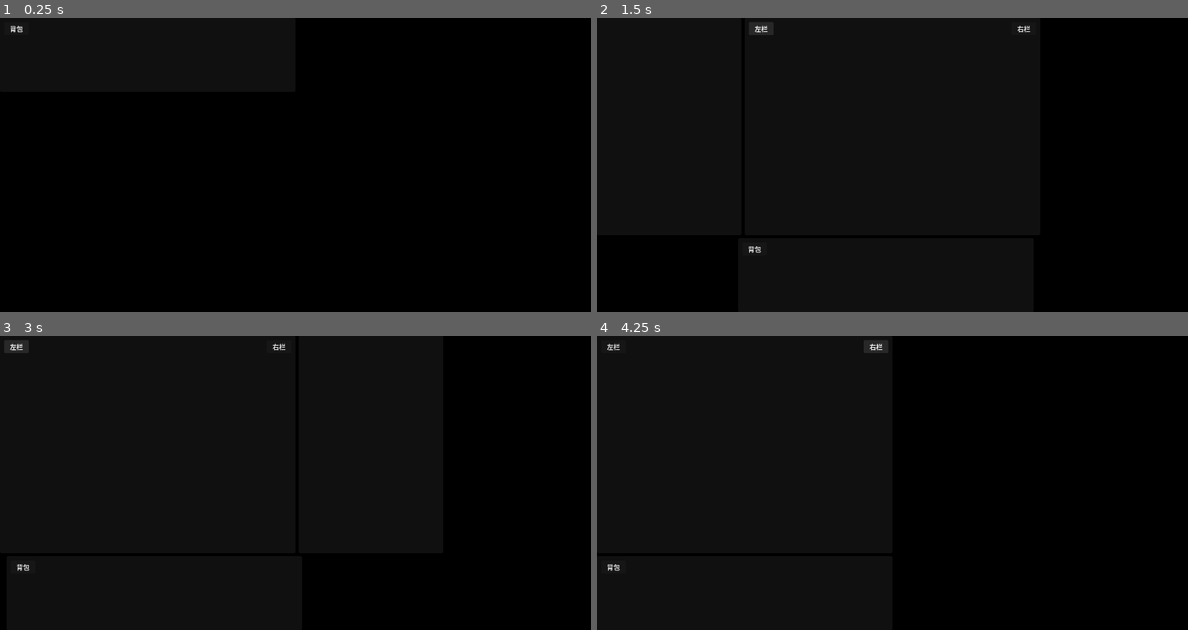
Above: before the commit, frames 1-4 (two rows, left to right).
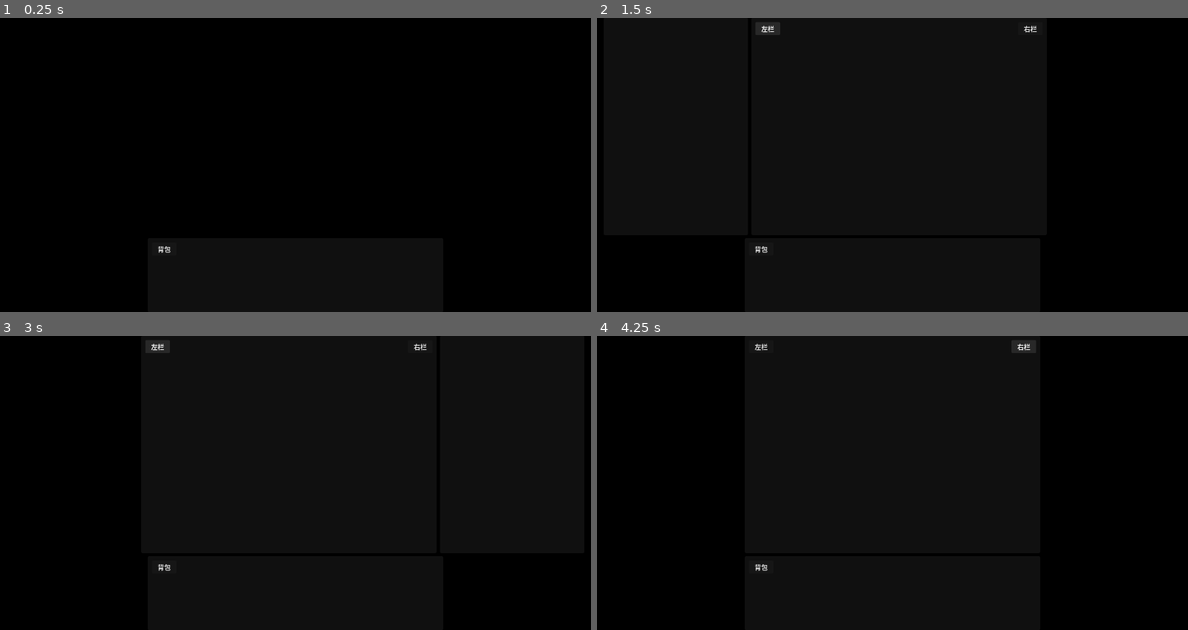
Above: after the commit, the same moments.

Repository: xiaowei2016/roguefall
Game: Godot game, scene res://scenes/main.tscn
Same seed, same stepped clock (60 frames per second), same inputs: the game is played once before the commit and once after it.
Inputs:
- Up to frame 1 (0.25 s): no input
- Up to frame 2 (1.5 s): click "背包" at 0.5 s; click "左栏" at 1.25 s
- Up to frame 3 (3 s): click "右栏" at 2 s; click "左栏" at 2.75 s
- Up to frame 4 (4.25 s): click "右栏" at 3.5 s

The runs differ from the first frame. In frame 1, less than 0.1% of the frame differs, in the area x 1-29%, y 2-80%; in frame 2, 0.2%; in frame 3, 0.4%; in frame 4, 0.4%, in the area x 1-75%, y 1-80%.

Commit message:
WINDOW-VIRTUAL-FRAME-ORIGIN-16: window origin 改为 virtual frame，不再用 union rect
- win_x = battle_screen.x - BATTLE_REST_X (360)，clamp 到屏幕边界
- win_y = flipped ? battle_screen.y : battle_screen.y - FLIP_BOT
- mode=0 也用同一套 virtual frame，window 不贴 BattleBar 左上角
- battle_local.x 默认恢复为 360，仅在窗口碰边时变 0~720
- 关闭面板时 window 不跳位，无闪烁
- 删除 union_rect 作为窗口原点

Diff:
--- a/scripts/main.gd
+++ b/scripts/main.gd
@@ -153,38 +153,30 @@
 	var left_ssx   := left_sx   + panel_shift
 	var right_ssx  := right_sx  + panel_shift
 
-	# ---- 5. 所有可见元素 union rect → 窗口位置 ----
-	var union_min_x := bb_sx
-	var union_max_x := bb_sx + bb_sw
-	var union_min_y := bb_sy
-	var union_max_y := bb_sy + bb_sh
+	# ---- 5. Window origin = virtual frame（不以 union rect 决定） ----
+	var win_x := bb_sx - BATTLE_REST_X
+	var win_y: int
+	if has_panels and flipped:
+		win_y = bb_sy
+	else:
+		win_y = bb_sy - FLIP_BOT
+
+	var screen_win_min_x := screen.position.x + EDGE_MARGIN
+	var screen_win_max_x := screen.position.x + screen.size.x - WIN_W - EDGE_MARGIN
+	if screen_win_max_x >= screen_win_min_x:
+		win_x = clampi(win_x, screen_win_min_x, screen_win_max_x)
+
+	win.position = Vector2i(win_x, win_y)
+
+	# ---- 6. local = screen - window ----
+	battle_bar.position = Vector2i(bb_sx - win_x, bb_sy - win_y)
 
 	if has_panels:
-		var panel_min_x := center_ssx
-		var panel_max_x := center_ssx + CW
+		center_panel.position = Vector2i(center_ssx - win_x, panel_sy - win_y)
 		if left_panel.visible:
-			panel_min_x = mini(panel_min_x, left_ssx)
-			panel_max_x = maxi(panel_max_x, left_ssx + PW)
+			left_panel.position = Vector2i(left_ssx - win_x, panel_sy - win_y)
 		if right_panel.visible:
-			panel_min_x = mini(panel_min_x, right_ssx)
-			panel_max_x = maxi(panel_max_x, right_ssx + PW)
-
-		union_min_x = mini(union_min_x, panel_min_x)
-		union_max_x = maxi(union_max_x, panel_max_x)
-		union_min_y = mini(union_min_y, panel_sy)
-		union_max_y = maxi(union_max_y, panel_sy + PANEL_H)
-
-	win.position = Vector2i(union_min_x, union_min_y)
-
-	# ---- 6. local = screen - window ----
-	battle_bar.position = Vector2i(bb_sx - union_min_x, bb_sy - union_min_y)
-
-	if has_panels:
-		center_panel.position = Vector2i(center_ssx - union_min_x, panel_sy - union_min_y)
-		if left_panel.visible:
-			left_panel.position = Vector2i(left_ssx - union_min_x, panel_sy - union_min_y)
-		if right_panel.visible:
-			right_panel.position = Vector2i(right_ssx - union_min_x, panel_sy - union_min_y)
+			right_panel.position = Vector2i(right_ssx - win_x, panel_sy - win_y)
 
 	# ---- 7. 日志节流 ----
 	var log_reason := ""
@@ -219,7 +211,7 @@
 			pg_x1 if has_panels else -1, panel_sy if has_panels else -1,
 			pg_x2 if has_panels else -1, (panel_sy + PANEL_H) if has_panels else -1,
 			panel_shift,
-			union_min_x, union_min_y,
+			win_x, win_y,
 			battle_bar.position.x, battle_bar.position.y,
 			center_panel.position.x if center_panel.visible else -1,
 			center_panel.position.y if center_panel.visible else -1,
